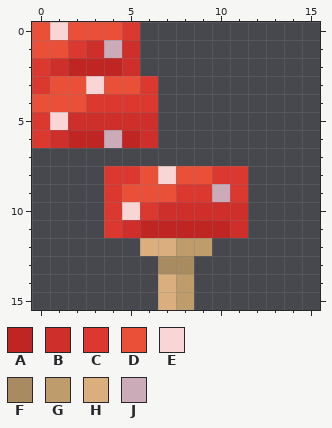
A pixel-art sprite gets an edit: assets/cubyz/blocks/textures/toadstool_side.png. The first picture shows the starting point.
The file is 16x16 pixels. Colours within 5 levels of each other are drawn and written as one.
Palette (. is transparent): A #bf2623  B #ce2f2a  C #db382f  D #e95037  E #fad5d5  F #a88b61  G #be9c6c  H #daaf7d  J #cbabb7
Pixels before, first column x 0:
 0 DEDDDC......
 1 DDCBJB......
 2 CBAAAB......
 3 CDDEDDC.....
 4 DDDCCCC.....
 5 CEBBBBB.....
 6 CBAAJAB.....
 7 ............
 8 ....CCDEDDCC
 9 ....CDDDCCJC
10 ....CECBBBBB
11 ....CBAAAAAB
12 ......HHGG..
13 .......FF...
14 .......HG...
15 .......HG...
Now the later version:
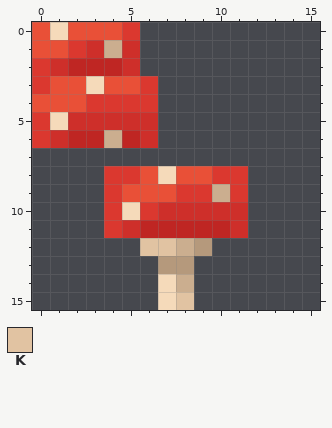
Colours new in this view: K #e1c3a2
Changes in this commit:
colour E: #fad5d5 -> #f5daba
colour F: #a88b61 -> #b5997c
colour J: #cbabb7 -> #cbae8f
y 12: x 6..9 HHGG -> KKJF
y 14: x 7..8 HG -> EJ
y 15: x 7..8 HG -> EK
Pixel boxes of the changes (left, top, right, bottom) in both pictures:
changed: (50, 22, 230, 310)
